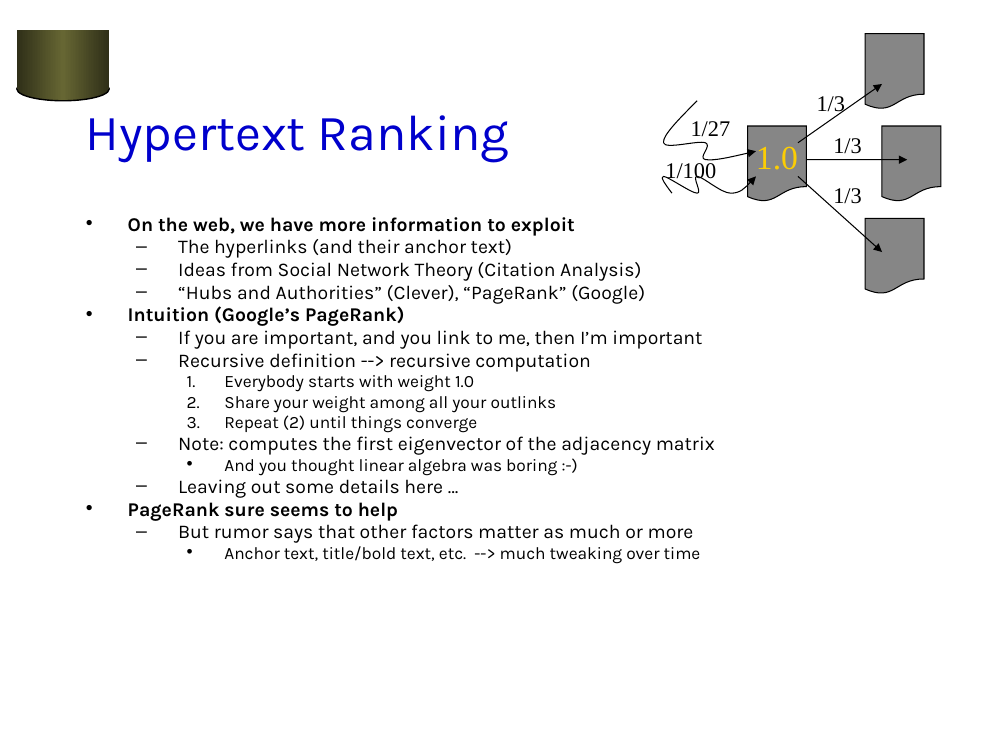
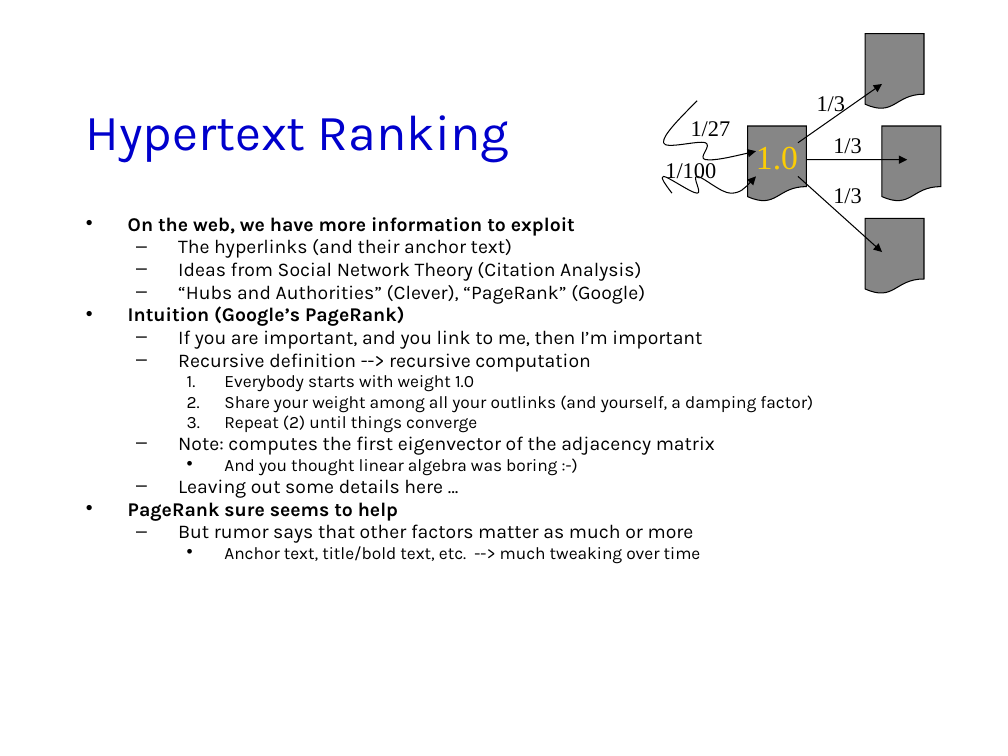
Before and after one commit to jhellerstein/cs186-09, a slide deck: slide 15 of lecs/20-Search2.ppt. Drawn at 1008x756 pixels with LibreOffice and Linux fonts; fonts in the diff are those of the drawing; background and template pictures are left out. Boxes give left, top, right and bottom in pixels: in the first picture for what was removed or moved away, otherwise in the second. Text is boxed around its words. In the diff, an @@ line names an element or a change of style, - is before the commit and + after.

```diff
--- a/lecs/20-Search2.ppt
+++ b/lecs/20-Search2.ppt
@@ rectangle removed at bbox=[17, 30, 110, 90] @@
@@ ellipse removed at bbox=[17, 78, 110, 101] @@
@@ text at bbox=[224, 395, 813, 413]: text changed @@
-    2. Share your weight among all your outlinks
+    2. Share your weight among all your outlinks (and yourself, a damping factor)
```
Also in this commit, not shown: 22 other slides changed, 1 other file.
